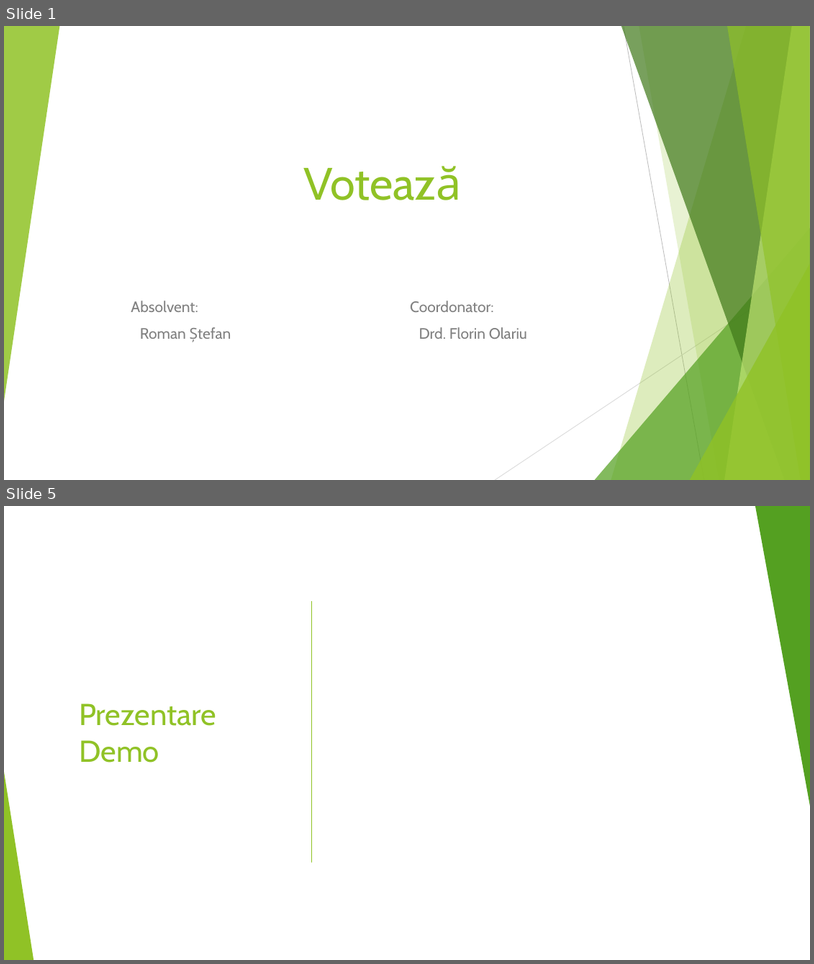
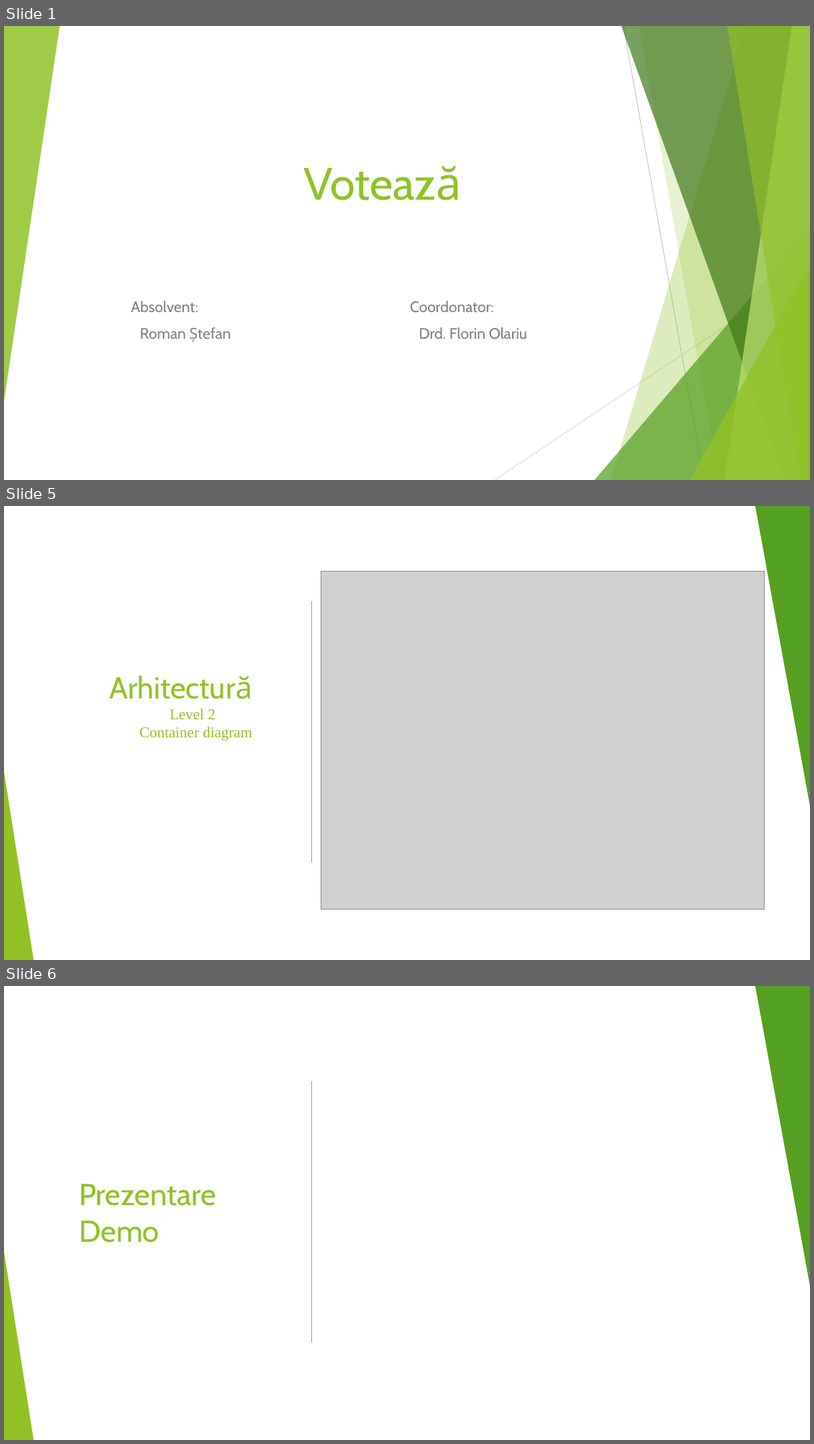
Before and after one commit to RomanStefan/VoteIT, a slide deck: Licenta2019RomanStefan/VoteIT.pptx. Shown one above the other, each under a label of ours: slides 1 and 5 before the commit, slides 1, 5 and 6 after it; the slides between them are not shown. The pictures are 814x964 and 814x1444 pixels, drawn with LibreOffice and Linux fonts; fonts in the diff are those of the drawing; grey boxes stand for pictures. Boxes give left, top, right and bottom in pixels: in the first picture for what was removed or moved away, otherwise in the second. Text is boxed around its words. In the diff, an @@ line names an element or a change of style, - is before the commit and + after.

Commit message:
Added last modified files by adding password verification, display uploaded image and add ppt and video

```diff
--- a/Licenta2019RomanStefan/VoteIT.pptx
+++ b/Licenta2019RomanStefan/VoteIT.pptx
@@ slide 5 added at (4,506,810,960), background #FFFFFF; not listed: 10 template elements that a slide beside it also shows @@
@@ rectangle added at (4,506,810,960), fill #FFFFFF @@
@@ triangle added at (756,506,810,811), fill #54A021 @@
@@ picture added at (322,572,765,909) @@
@@ line added from (312, 602) to (312, 862), #90C226 1 pt @@
@@ title added at (109,675,252,741), 18 pt, text #90C226 @@
+Arhitectură
+Level 2
+Container diagram
@@ triangle added at (4,772,34,960), fill #90C226 @@
@@ what was slide 5 is now slide 6 @@
```
Also in this commit, not shown: 3 slides changed, 1 other slide added, 1 slide removed, 13 other files.
